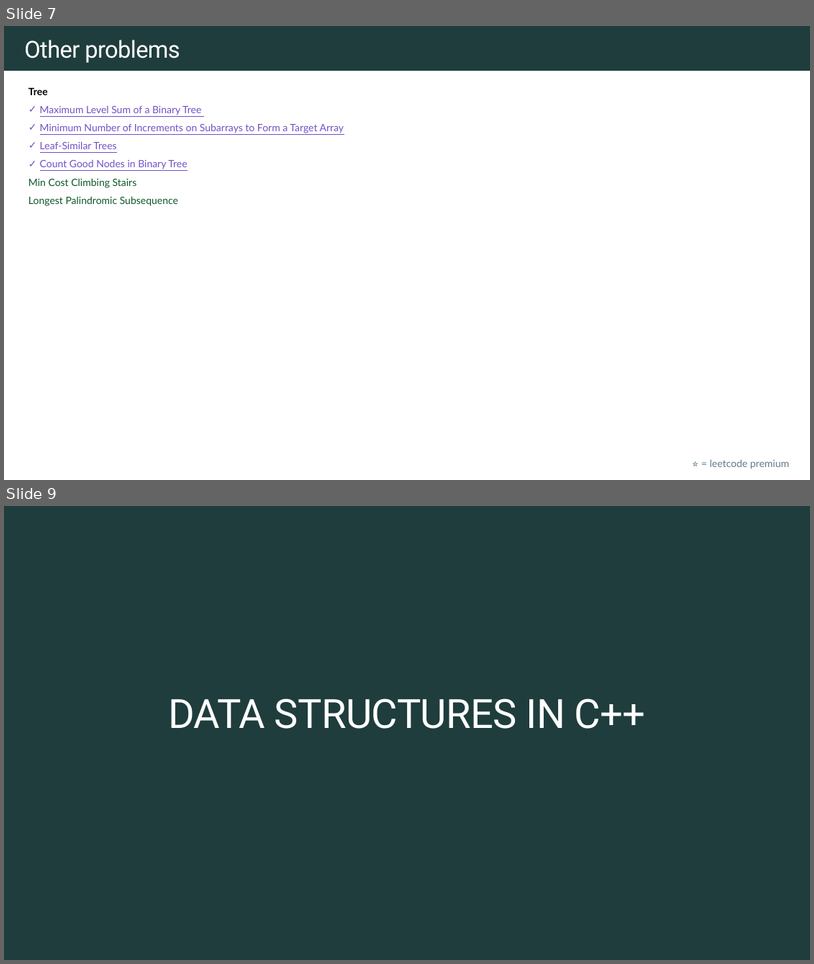
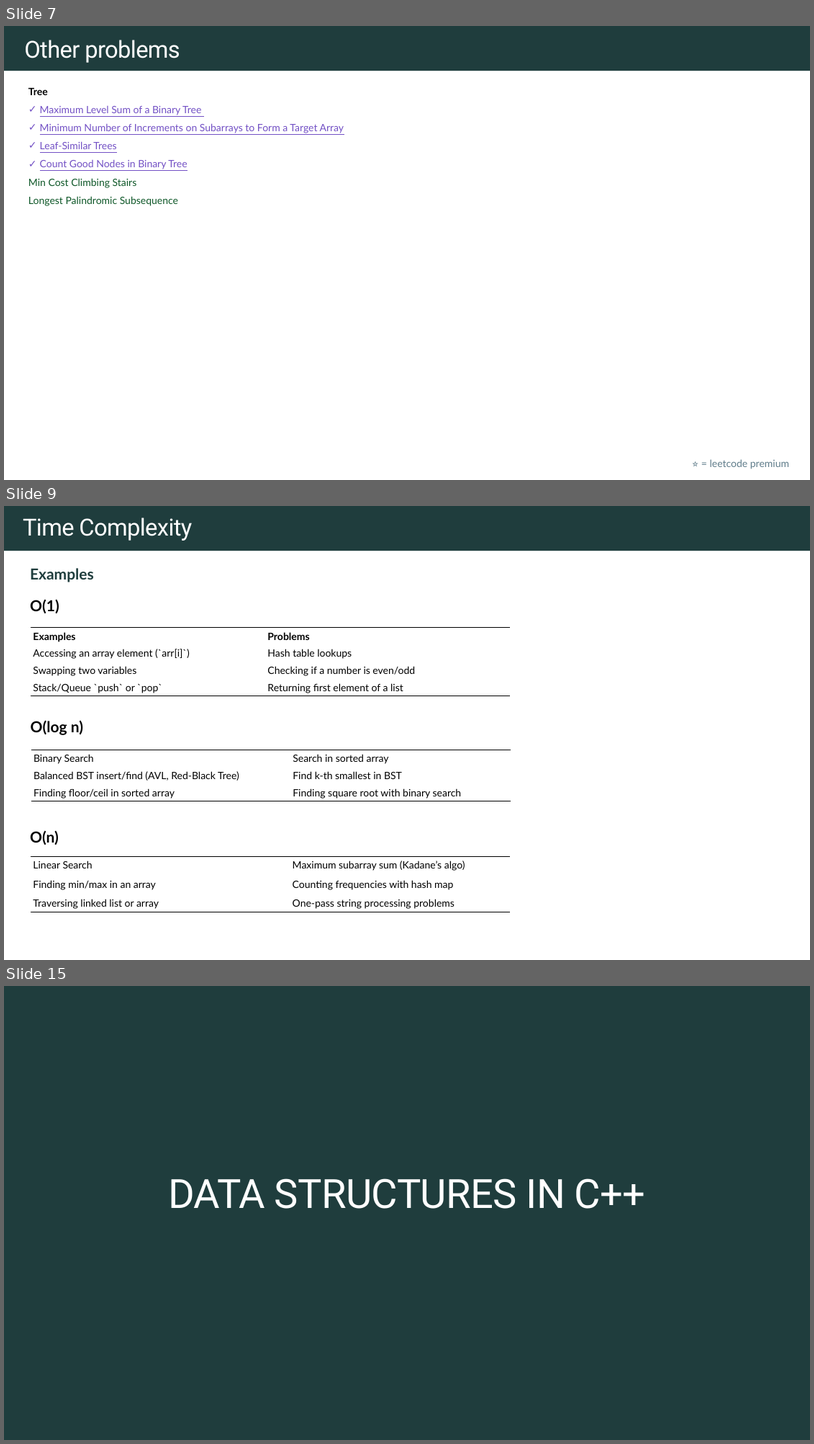
Before and after one commit to rfdavid/coding-interview-handbook-cpp, a slide deck: Algorithm and problem Solving Cheatsheet.pptm. Shown one above the other, each under a label of ours: slides 7 and 9 before the commit, slides 7, 9 and 15 after it; the slides between them are not shown. The pictures are 814x964 and 814x1444 pixels, drawn with LibreOffice and Linux fonts; fonts in the diff are those of the drawing. Boxes give left, top, right and bottom in pixels: in the first picture for what was removed or moved away, otherwise in the second. Text is boxed around its words. In the diff, an @@ line names an element or a change of style, - is before the commit and + after.

Commit message:
Added time and space complexities

```diff
--- a/Algorithm and problem Solving Cheatsheet.pptm
+++ b/Algorithm and problem Solving Cheatsheet.pptm
@@ slide 9 added at (x1=4, y1=506, x2=810, y2=960), background #FFFFFF; not listed: 1 template element that a slide beside it also shows @@
@@ title added at (x1=23, y1=518, x2=192, y2=541), 28 pt, text #FFFFFF @@
+Time Complexity
@@ text added at (x1=30, y1=568, x2=94, y2=582), 18 pt, text #1F3D3D, bold @@
+Examples
@@ text added at (x1=30, y1=599, x2=59, y2=613), 18 pt, text #000000, bold @@
+O(1)
@@ table added at (x1=31, y1=628, x2=510, y2=696), 4 rows, 2 columns @@
+Examples | Problems
+Accessing an array element (`arr[i]`) | Hash table lookups
+Swapping two variables | Checking if a number is even/odd
+Stack/Queue `push` or `pop` | Returning first element of a list
@@ text added at (x1=31, y1=720, x2=83, y2=735), 18 pt, text #000000, bold @@
+O(log n)
@@ table added at (x1=31, y1=750, x2=511, y2=801), 3 rows, 2 columns @@
+Binary Search | Search in sorted array
+Balanced BST insert/find (AVL, Red-Black Tree) | Find k-th smallest in BST
+Finding floor/ceil in sorted array | Finding square root with binary search
@@ text added at (x1=30, y1=830, x2=59, y2=844), 18 pt, text #000000, bold @@
+O(n)
@@ table added at (x1=31, y1=856, x2=510, y2=911), 3 rows, 2 columns @@
+Linear Search | Maximum subarray sum (Kadane’s algo)
+Finding min/max in an array | Counting frequencies with hash map
+Traversing linked list or array | One-pass string processing problems
@@ what was slide 9 is now slide 15 @@
```
Also in this commit, not shown: 2 slides changed, 5 other slides added, 16 other files.
